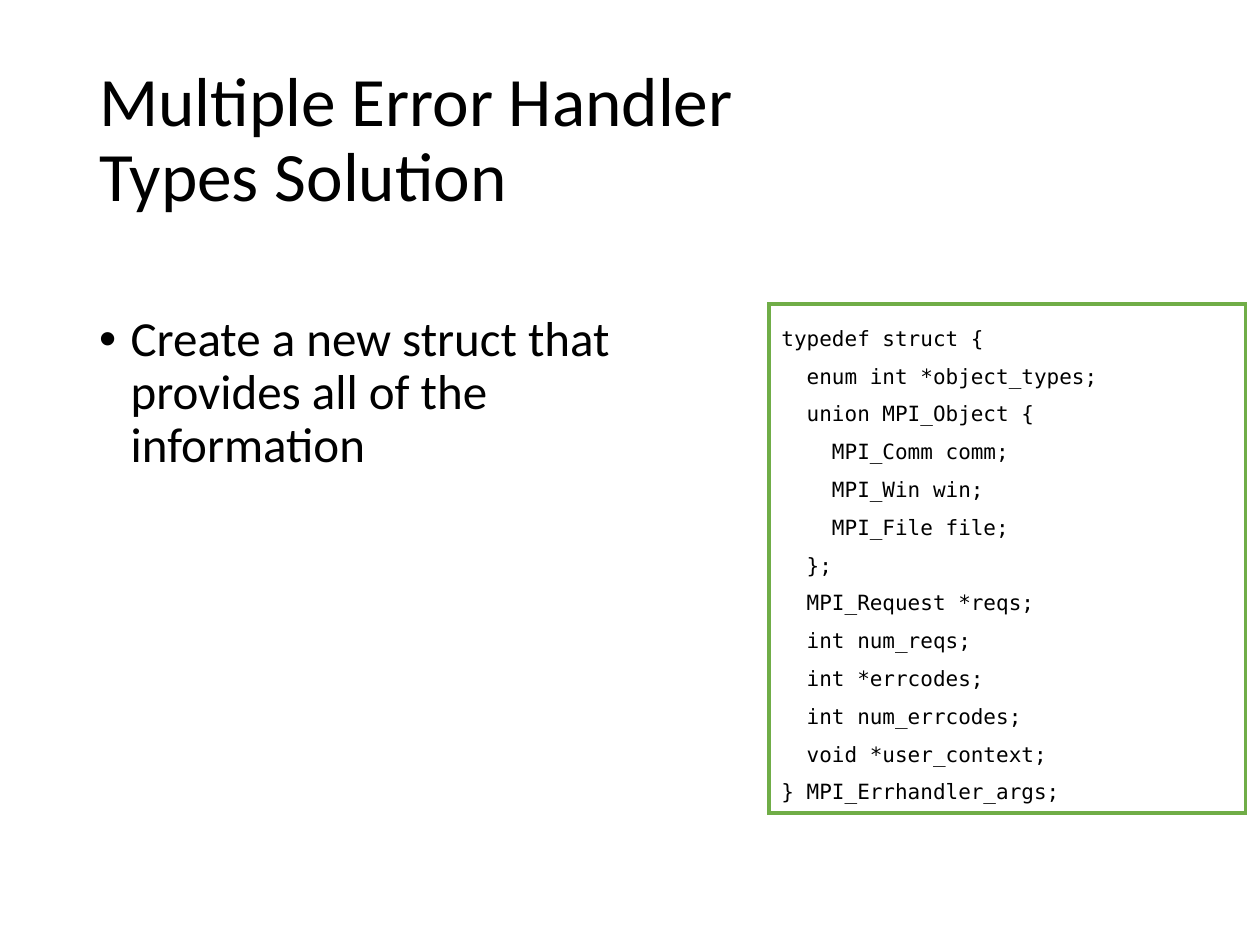
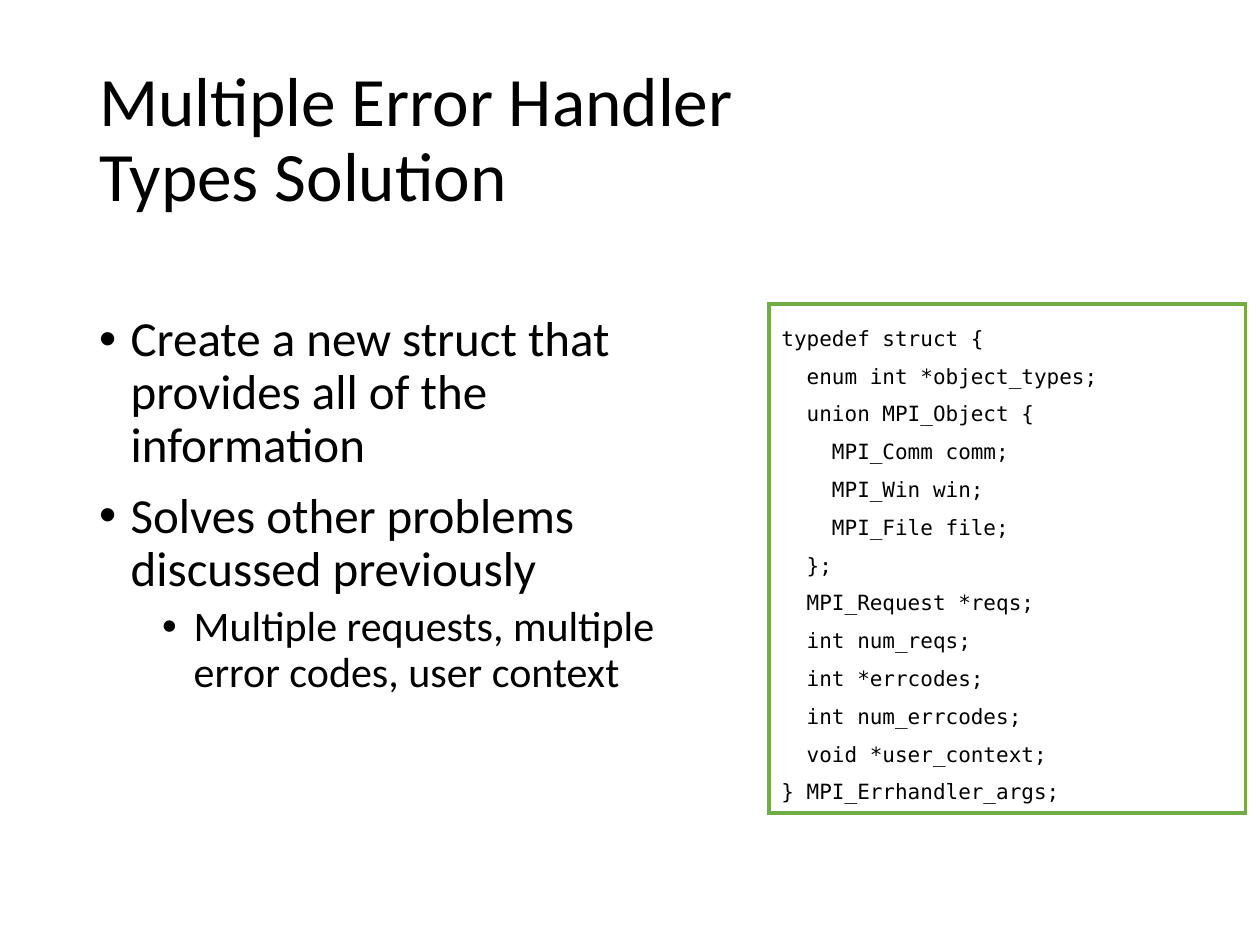
Before and after one commit to mpiwg-ft/ft-issues, a slide deck: slide 10 of slides/2016-03-01-FTWG-Error-Handlers.pptx (slide 9 before the commit). Drawn at 1260x945 pixels with LibreOffice and Linux fonts; fonts in the diff are those of the drawing. Boxes give left, top, right and bottom in pixels: in the first picture for what was removed or moved away, otherwise in the second. Text is boxed around its words. In the diff, an @@ line names an element or a change of style, - is before the commit and + after.

```diff
--- a/slides/2016-03-01-FTWG-Error-Handlers.pptx
+++ b/slides/2016-03-01-FTWG-Error-Handlers.pptx
@@ text at (131, 499, 654, 692): paragraphs added @@
+• Solves other problems discussed previously
+  • Multiple requests, multiple error codes, user context
```
Also in this commit, not shown: 6 other slides changed, 1 slide added.
